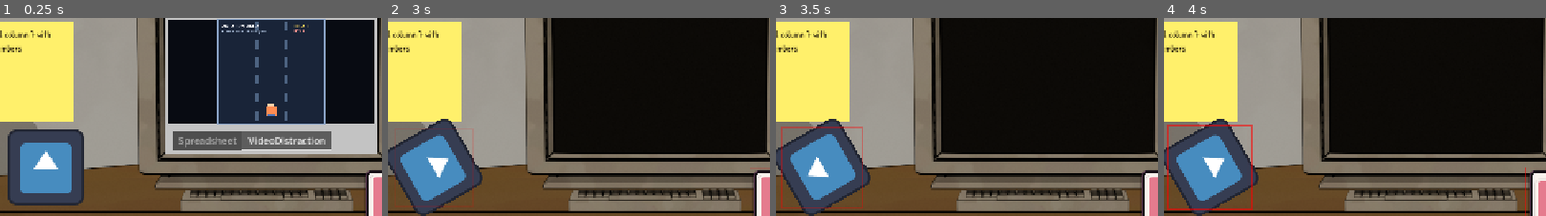
Above: before the commit, frames 1-4 (left to right).
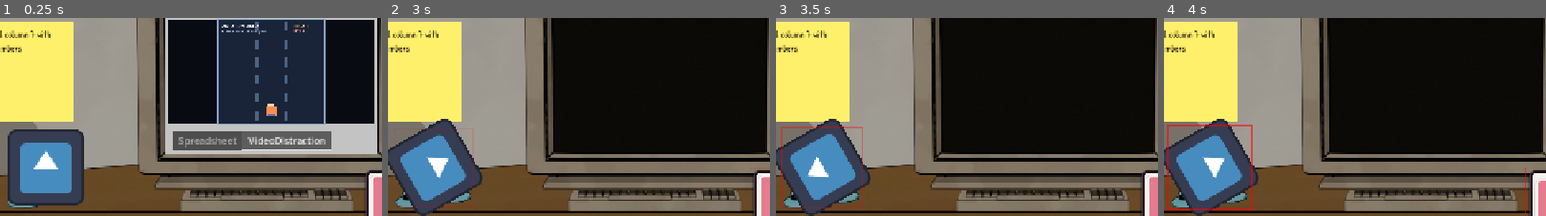
Above: after the commit, the same moments.

Repository: Jelleas/gmtk-2026
Game: Godot game, scene res://src/office/office.tscn
Same seed, same stepped clock (60 frames per second), same inputs: the game is played once before the commit and once after it. This scene is started directly instead of the project's main scene. The engine's default icon, where the game draws it, is replaced by a stand-in: a white triangle on a blue panel in a dark square.
Inputs (mouse positions are % of the whole screen's width and height, from its top left):
- Up to frame 1 (0.25 s): no input
- Up to frame 2 (3 s): click "_" at 0.5 s; click "□" at 1.25 s; click "X" at 2 s; tap Enter at 2.75 s; drag from (20, 62) to (60, 22) at 2.77 s
- Up to frame 3 (3.5 s): no input
- Up to frame 4 (4 s): drag from (67, 75) to (20, 62) at 3.52 s
The pictures show only the part of the screen within x 14-64%, y 24-74%; the shares and areas given below are measured in that part.

The runs differ from the first frame. In frame 1, 0.1% of the frame differs, in the area x 2-10%, y 91-97%; in frame 2, 0.4%, in the area x 2-22%, y 87-97%; in frame 3, 0.4%; in frame 4, 0.4%.

Commit message:
fix fidget

Diff:
--- a/src/office/office_view.tscn
+++ b/src/office/office_view.tscn
@@ -6,6 +6,7 @@
 [ext_resource type="Texture2D" uid="uid://6id4kgplte8j" path="res://resources/images/drawer.png" id="4_4toum"]
 [ext_resource type="Texture2D" uid="uid://cgs3ql80lfoxx" path="res://resources/images/keyboard.png" id="5_f2vto"]
 [ext_resource type="Script" uid="uid://egprfxwnyopd" path="res://src/office/office_drawer.gd" id="6_drawer"]
+[ext_resource type="Texture2D" uid="uid://dqtrmve8qe6co" path="res://resources/images/fidget.png" id="7_4toum"]
 
 [sub_resource type="AtlasTexture" id="AtlasTexture_8664f"]
 atlas = ExtResource("4_4toum")
@@ -57,6 +58,84 @@
 "speed": 12.0
 }]
 
+[sub_resource type="AtlasTexture" id="AtlasTexture_eahjm"]
+atlas = ExtResource("7_4toum")
+region = Rect2(0, 0, 1280, 720)
+
+[sub_resource type="AtlasTexture" id="AtlasTexture_qo6pi"]
+atlas = ExtResource("7_4toum")
+region = Rect2(1280, 0, 1280, 720)
+
+[sub_resource type="AtlasTexture" id="AtlasTexture_1erip"]
+atlas = ExtResource("7_4toum")
+region = Rect2(2560, 0, 1280, 720)
+
+[sub_resource type="AtlasTexture" id="AtlasTexture_jak34"]
+atlas = ExtResource("7_4toum")
+region = Rect2(3840, 0, 1280, 720)
+
+[sub_resource type="AtlasTexture" id="AtlasTexture_n1tl4"]
+atlas = ExtResource("7_4toum")
+region = Rect2(5120, 0, 1280, 720)
+
+[sub_resource type="AtlasTexture" id="AtlasTexture_vwhb2"]
+atlas = ExtResource("7_4toum")
+region = Rect2(6400, 0, 1280, 720)
+
+[sub_resource type="AtlasTexture" id="AtlasTexture_36bkk"]
+atlas = ExtResource("7_4toum")
+region = Rect2(7680, 0, 1280, 720)
+
+[sub_resource type="AtlasTexture" id="AtlasTexture_3q6gu"]
+atlas = ExtResource("7_4toum")
+region = Rect2(8960, 0, 1280, 720)
+
+[sub_resource type="AtlasTexture" id="AtlasTexture_l01pw"]
+atlas = ExtResource("7_4toum")
+region = Rect2(10240, 0, 1280, 720)
+
+[sub_resource type="AtlasTexture" id="AtlasTexture_3iah4"]
+atlas = ExtResource("7_4toum")
+region = Rect2(11520, 0, 1280, 720)
+
+[sub_resource type="SpriteFrames" id="SpriteFrames_t56j7"]
+animations = [{
+"frames": [{
+"duration": 1.0,
+"texture": SubResource("AtlasTexture_eahjm")
+}, {
+"duration": 1.0,
+"texture": SubResource("AtlasTexture_qo6pi")
+}, {
+"duration": 1.0,
+"texture": SubResource("AtlasTexture_1erip")
+}, {
+"duration": 1.0,
+"texture": SubResource("AtlasTexture_jak34")
+}, {
+"duration": 1.0,
+"texture": SubResource("AtlasTexture_n1tl4")
+}, {
+"duration": 1.0,
+"texture": SubResource("AtlasTexture_vwhb2")
+}, {
+"duration": 1.0,
+"texture": SubResource("AtlasTexture_36bkk")
+}, {
+"duration": 1.0,
+"texture": SubResource("AtlasTexture_3q6gu")
+}, {
+"duration": 1.0,
+"texture": SubResource("AtlasTexture_l01pw")
+}, {
+"duration": 1.0,
+"texture": SubResource("AtlasTexture_3iah4")
+}],
+"loop": 1,
+"name": &"default",
+"speed": 10.0
+}]
+
 [node name="OfficeView" type="Node2D" unique_id=1646300841]
 
 [node name="Cubicle" type="Sprite2D" parent="." unique_id=1034416873]
@@ -77,14 +156,19 @@
 offset = Vector2(640, 360)
 script = ExtResource("6_drawer")
 
-[node name="Keyboard" type="Sprite2D" parent="." unique_id=1051419264]
-texture = ExtResource("5_f2vto")
-offset = Vector2(640, 360)
-
-[node name="DrawerInput" type="Control" parent="Drawer"]
-layout_mode = 0
+[node name="DrawerInput" type="Control" parent="Drawer" unique_id=748426114]
+layout_mode = 3
+anchors_preset = 0
 offset_left = 850.0
 offset_top = 540.0
 offset_right = 1280.0
 offset_bottom = 720.0
 mouse_default_cursor_shape = 2
+
+[node name="Keyboard" type="Sprite2D" parent="." unique_id=1051419264]
+texture = ExtResource("5_f2vto")
+offset = Vector2(640, 360)
+
+[node name="Fidget" type="AnimatedSprite2D" parent="." unique_id=221468437]
+sprite_frames = SubResource("SpriteFrames_t56j7")
+offset = Vector2(640, 360)
